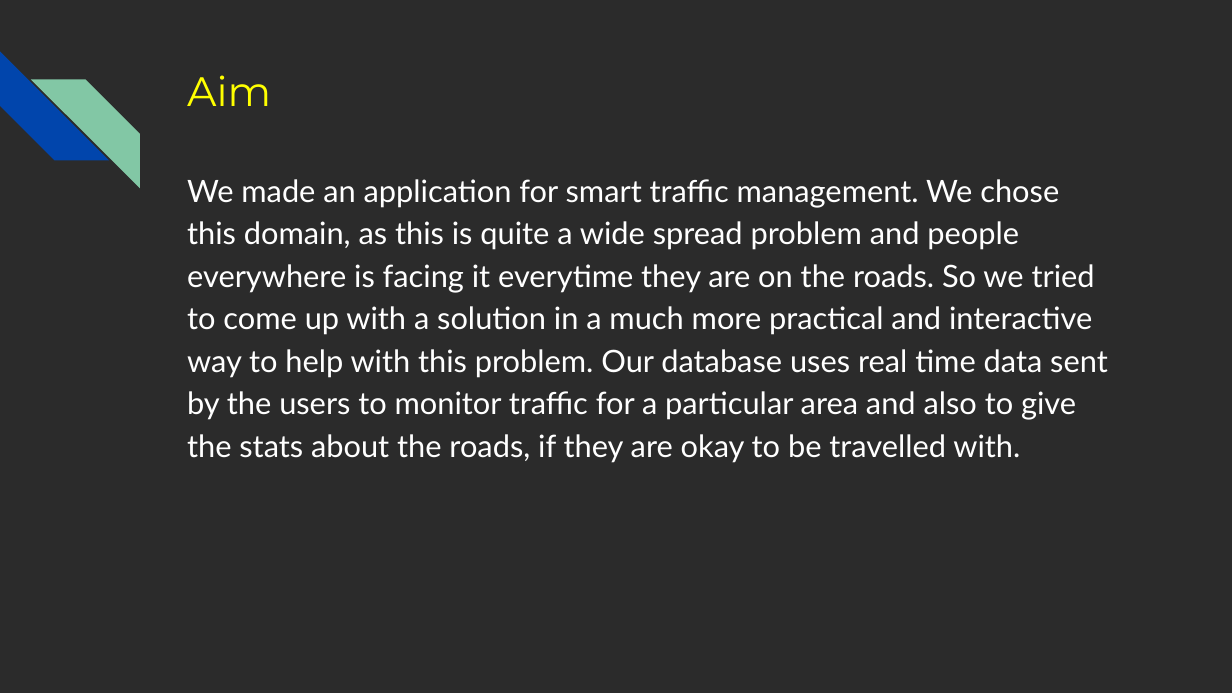
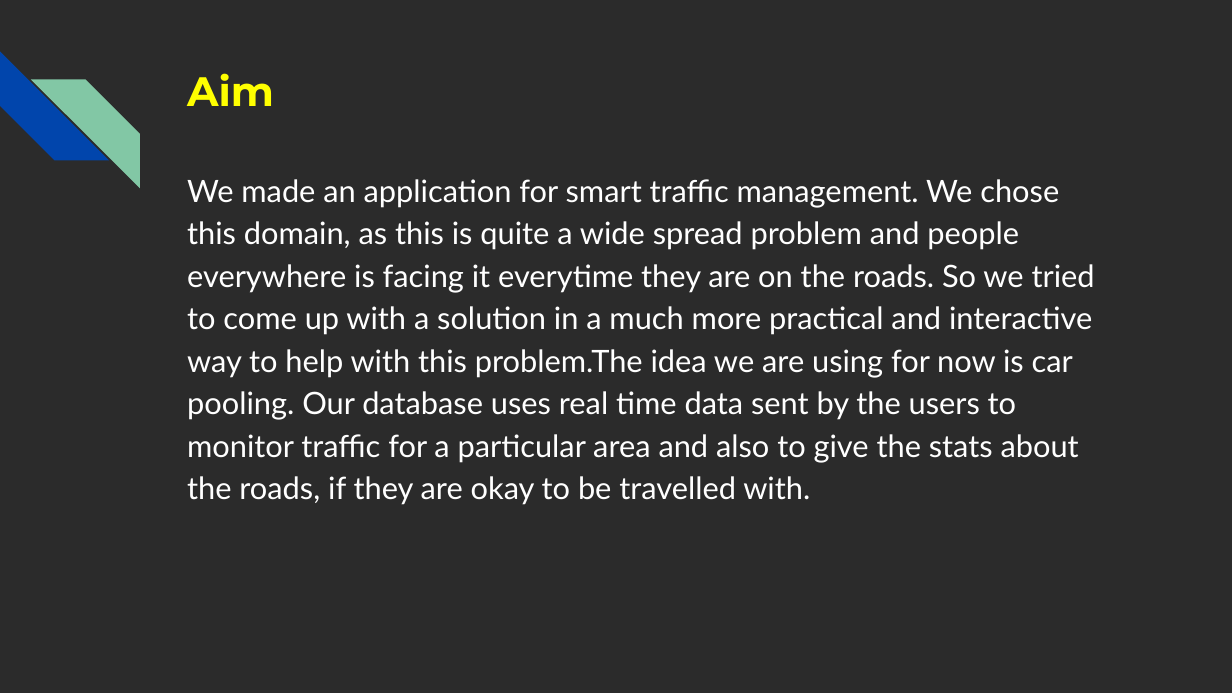
Before and after one commit to rhnmht30/endeavour-hackathon, a slide deck: slide 2 of Untitled presentation.pptx. Drawn at 1232x693 pixels with LibreOffice and Linux fonts; fonts in the diff are those of the drawing; background and template pictures are left out; a plain dark background stands for a picture behind light text. Boxes give left, top, right and bottom in pixels: in the first picture for what was removed or moved away, otherwise in the second. Text is boxed around its words. In the diff, an @@ line names an element or a change of style, - is before the commit and + after.

Commit message:
Final Presentation

```diff
--- a/Untitled presentation.pptx
+++ b/Untitled presentation.pptx
@@ title "Aim" at (x1=187, y1=73, x2=274, y2=106): bold on @@
@@ text at (x1=187, y1=179, x2=1095, y2=505): text changed @@
-We made an application for smart traffic management. We chose this domain, as this is quite a wide spread problem and people everywhere is facing it everytime they are on the roads. So we tried to come up with a solution in a much more practical and interactive way to help with this problem. Our database uses real time data sent by the users to monitor traffic for a particular area and also to give the stats about the roads, if they are okay to be travelled with.
+We made an application for smart traffic management. We chose this domain, as this is quite a wide spread problem and people everywhere is facing it everytime they are on the roads. So we tried to come up with a solution in a much more practical and interactive way to help with this problem.The idea we are using for now is car pooling. Our database uses real time data sent by the users to monitor traffic for a particular area and also to give the stats about the roads, if they are okay to be travelled with.
```
Also in this commit, not shown: 5 other slides changed, 3 slides added.
